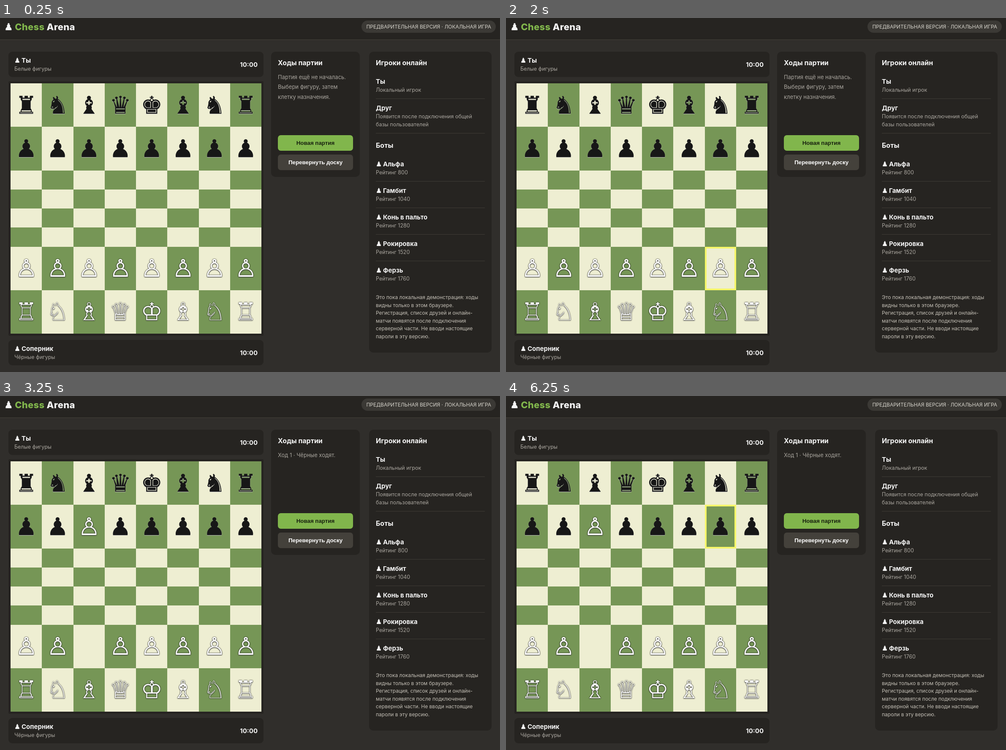
Above: before the commit, frames 1-4 (two rows, left to right).
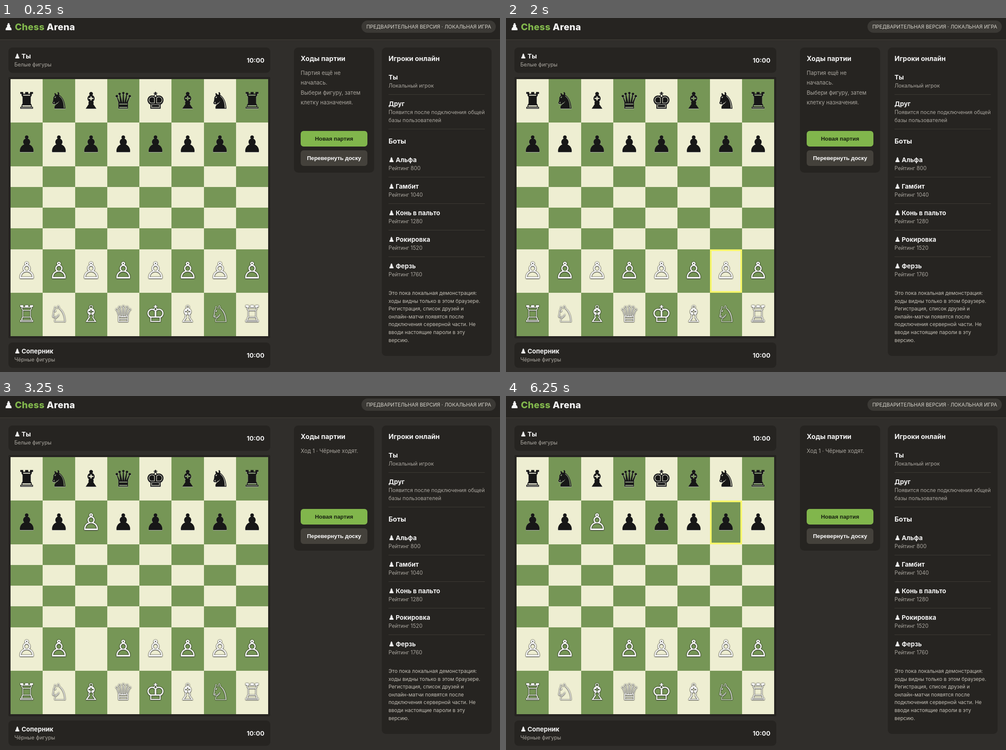
Above: after the commit, the same moments.

Repository: damir-lab/chess-arena
Game: browser game, page index.html
Same seed, same stepped clock (60 frames per second), same inputs: the game is played once before the commit and once after it.
Inputs (mouse positions are in pixels of both pictures, inside the frame that each line leads up to; where the layout moved, square brackets give the same spot in the first picture):
- Up to frame 1 (0.25 s): no input
- Up to frame 2 (2 s): click (661, 145) [656, 148] at 1.27 s; click (726, 269) [721, 269] at 1.87 s
- Up to frame 3 (3.25 s): click (90, 647) at 2.47 s; click (90, 523) [90, 526] at 3.07 s
- Up to frame 4 (6.25 s): click (631, 615) [626, 615] at 3.67 s; click (631, 576) [626, 576] at 4.27 s; click (531, 597) at 4.87 s; click (566, 615) [561, 615] at 5.47 s; click (726, 523) [721, 526] at 6.07 s

The runs differ from the first frame. In frame 1, 16% of the frame differs, in the area x 2-97%, y 10-98%; in frame 2, 16%; in frame 3, 15%; in frame 4, 15%.

Commit message:
Fix responsive chessboard layout

Diff:
--- a/index.html
+++ b/index.html
@@ -8,14 +8,14 @@
 *{box-sizing:border-box}body{margin:0;background:var(--bg);color:#f5f5f5;font:15px Inter,system-ui,Arial,sans-serif}
 header{height:62px;background:#262421;display:flex;align-items:center;justify-content:space-between;padding:0 max(18px,calc((100% - 1180px)/2));border-bottom:1px solid #45413b}
 .brand{font-size:22px;font-weight:800;letter-spacing:.3px}.brand span{color:var(--green)}.status{font-size:12px;color:#d8d5cd;background:#3b3935;padding:7px 11px;border-radius:20px}
-main{max-width:1180px;margin:28px auto;padding:0 18px;display:grid;grid-template-columns:minmax(0,1fr) 290px;gap:22px}
-.game{display:grid;grid-template-columns:minmax(0,650px) minmax(210px,1fr);gap:18px;align-items:start}
-.board-wrap{width:100%;max-width:650px}.player{background:#262421;border-radius:9px;padding:11px 14px;margin:0 0 10px;display:flex;justify-content:space-between;align-items:center}.player.bottom{margin:10px 0 0}.player small{color:var(--muted)}
-.board{display:grid;grid-template-columns:repeat(8,1fr);aspect-ratio:1;border:5px solid #262421;border-radius:3px;overflow:hidden}
-.square{display:grid;place-items:center;position:relative;cursor:pointer;user-select:none;font-family:"DejaVu Sans",serif;font-size:clamp(24px,5.3vw,58px);line-height:1}
+main{max-width:1180px;margin:18px auto;padding:0 18px;display:grid;grid-template-columns:minmax(0,1fr) 260px;gap:18px;align-items:start}
+.game{display:grid;grid-template-columns:minmax(0,1fr) 190px;gap:14px;align-items:start;min-width:0}
+.board-wrap{width:100%;max-width:min(100%,620px);min-width:0}.player{background:#262421;border-radius:9px;padding:11px 14px;margin:0 0 10px;display:flex;justify-content:space-between;align-items:center}.player.bottom{margin:10px 0 0}.player small{color:var(--muted)}
+.board{display:grid;grid-template-columns:repeat(8,minmax(0,1fr));aspect-ratio:1;width:100%;border:5px solid #262421;border-radius:3px;overflow:hidden;touch-action:manipulation}
+.square{display:grid;place-items:center;position:relative;cursor:pointer;user-select:none;font-family:"DejaVu Sans",serif;font-size:clamp(20px,min(5.3vw,7.2vh),54px);line-height:1;min-width:0;min-height:0}
 .square.light{background:var(--light)}.square.dark{background:var(--dark)}.square.selected{outline:4px solid #f6f669;outline-offset:-4px}.square .white{color:#fff;text-shadow:0 1px 2px #333,0 0 3px #222}.square .black{color:#171717;text-shadow:0 1px 1px #bbb}
 .side,.right{background:var(--panel);border-radius:10px;padding:16px}.side h3,.right h3{margin:0 0 13px;font-size:16px} …(507 unchanged characters)…
-@media(max-width:850px){main{grid-template-columns:1fr}.game{grid-template-columns:1fr}.board-wrap{margin:auto}.side{order:2}.right{order:2}}
+@media(max-width:900px){main{grid-template-columns:1fr}.game{grid-template-columns:minmax(0,1fr) 190px}.right{order:3}}@media(max-width:620px){main{margin:12px auto;padding:0 10px}.game{grid-template-columns:1fr}.board-wrap{margin:auto;max-width:min(100%,calc(100vw - 20px))}.side{order:2}.right{order:3}.status{font-size:10px;padding:6px 8px}.square{font-size:clamp(22px,10vw,44px)}}
 </style>
 </head>
 <body>
